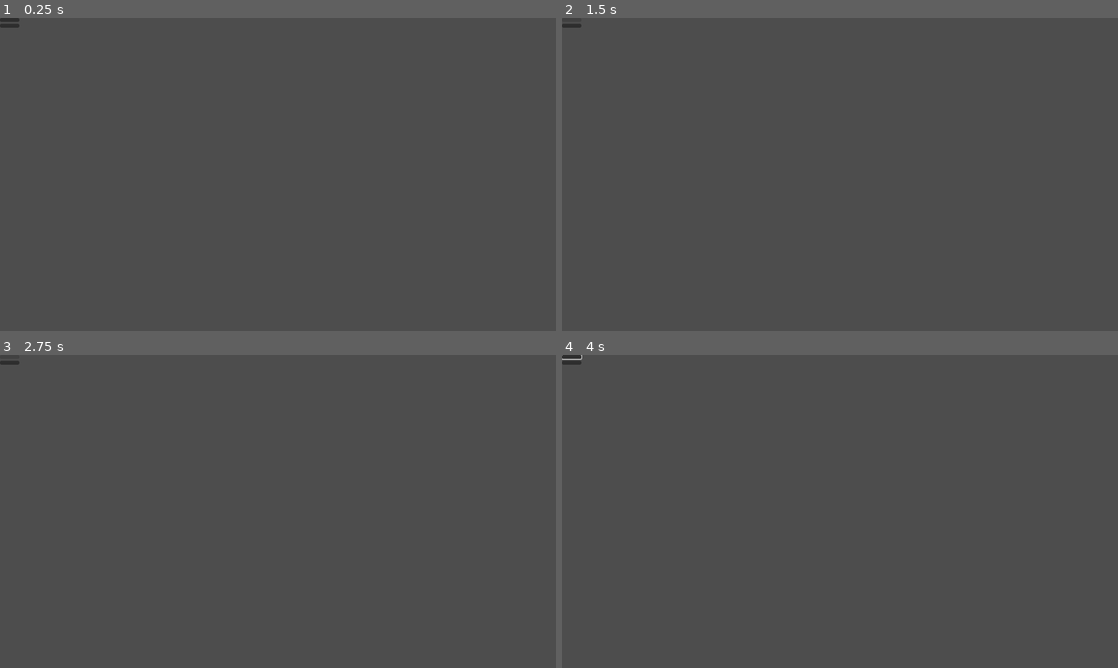
Above: before the commit, frames 1-4 (two rows, left to right).
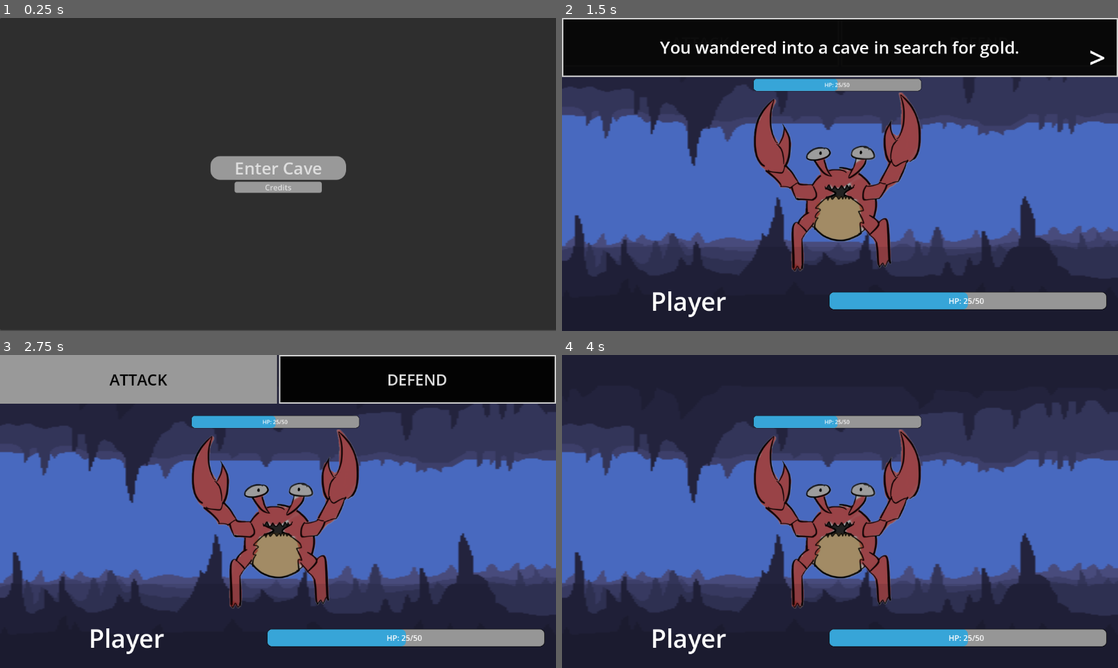
Above: after the commit, the same moments.

Repository: trailee/CrabCampfire
Game: Godot game, scene res://main_menu.tscn
The game is run twice, just before and just after one commit, with the same random seed, the same clock (stepped at 60 frames per second) and the same inputs. This scene is started directly instead of the project's main scene.
Inputs (mouse positions are in pixels of both pictures, inside the frame that each line leads up to; where the layout moved, square brackets give the same spot in the first picture):
- Up to frame 1 (0.25 s): no input
- Up to frame 2 (1.5 s): click (840, 187) [573, 24] at 0.5 s; click (840, 168) [573, 21] at 1.25 s
- Up to frame 3 (2.75 s): click (11, 358) at 2.02 s
- Up to frame 4 (4 s): click (701, 380) at 2.75 s, where only the run after the commit has a clickable "ATTACK"; tap Enter (ui_accept) at 3.5, 3.77 s; move the mouse to (962, 495) at 3.52 s; hold Right from 3.53 s (still down); tap Alt at 3.6 s; click (962, 495) at 3.67 s

The runs differ from the first frame. In frame 1, 99% of the frame differs, in the area x 0-100%, y 0-100%; in frame 2, 98%; in frame 3, 98%; in frame 4, 98%.
Error after the commit: Invalid access to property or key 'health' on a base object of type 'Nil'. (res://src/battle.gd:14)

Commit message:
changes
- main menu start button
- instant cave_bgm audio

Diff:
--- a/crab-game/crab_molt_scene.tscn
+++ b/crab-game/crab_molt_scene.tscn
@@ -55,7 +55,7 @@
 "duration": 10.0,
 "texture": SubResource("AtlasTexture_yxcdb")
 }],
-"loop": true,
+"loop": false,
 "name": &"default",
 "speed": 4.0
 }]
--- /dev/null
+++ b/crab-game/main_menu.gd
@@ -0,0 +1,4 @@
+extends Control
+
+func _on_start_button_pressed() -> void:
+	get_tree().change_scene_to_file("res://src/battle.tscn")
--- a/crab-game/main_menu.tscn
+++ b/crab-game/main_menu.tscn
@@ -1,4 +1,38 @@
 [gd_scene format=3 uid="uid://dfcdja32adhr5"]
+
+[ext_resource type="Script" uid="uid://bm22ylfln2bks" path="res://main_menu.gd" id="1_06t4h"]
+
+[sub_resource type="StyleBoxFlat" id="StyleBoxFlat_rhts7"]
+corner_radius_top_left = 20
+corner_radius_top_right = 20
+corner_radius_bottom_right = 20
+corner_radius_bottom_left = 20
+expand_margin_left = 50.0
+expand_margin_right = 50.0
+
+[sub_resource type="StyleBoxFlat" id="StyleBoxFlat_fu7sn"]
+bg_color = Color(0.067982785, 0.06798272, 0.067982756, 1)
+corner_radius_top_left = 15
+corner_radius_top_right = 15
+corner_radius_bottom_right = 15
+corner_radius_bottom_left = 15
+expand_margin_left = 50.0
+expand_margin_right = 50.0
+
+[sub_resource type="StyleBoxFlat" id="StyleBoxFlat_7vrkn"]
+bg_color = Color(0.27899078, 0.27899086, 0.27899072, 1)
+corner_radius_top_left = 20
+corner_radius_top_right = 20
+corner_radius_bottom_right = 20
+corner_radius_bottom_left = 20
+expand_margin_left = 50.0
+expand_margin_right = 50.0
+
+[sub_resource type="StyleBoxFlat" id="StyleBoxFlat_06t4h"]
+corner_radius_top_left = 5
+corner_radius_top_right = 5
+corner_radius_bottom_right = 5
+corner_radius_bottom_left = 5
 
 [node name="Main_Menu" type="Control" unique_id=1037632826]
 layout_mode = 3
@@ -7,14 +41,41 @@
 anchor_bottom = 1.0
 grow_horizontal = 2
 grow_vertical = 2
+script = ExtResource("1_06t4h")
+
+[node name="Panel" type="Panel" parent="." unique_id=300739791]
+layout_mode = 0
+offset_right = 1154.0
+offset_bottom = 646.0
 
 [node name="VBoxContainer" type="VBoxContainer" parent="." unique_id=1913890587]
-layout_mode = 0
-offset_right = 40.0
-offset_bottom = 40.0
+custom_minimum_size = Vector2(0, 10)
+layout_mode = 1
+anchors_preset = 8
+anchor_left = 0.5
+anchor_top = 0.5
+anchor_right = 0.5
+anchor_bottom = 0.5
+offset_left = -45.5
+offset_top = -21.5
+offset_right = 45.5
+offset_bottom = 21.5
+grow_horizontal = 2
+grow_vertical = 2
 
 [node name="StartButton" type="Button" parent="VBoxContainer" unique_id=1864139284]
 layout_mode = 2
+size_flags_horizontal = 4
+size_flags_vertical = 4
+theme_override_font_sizes/font_size = 35
+theme_override_styles/normal = SubResource("StyleBoxFlat_rhts7")
+theme_override_styles/pressed = SubResource("StyleBoxFlat_fu7sn")
+theme_override_styles/hover = SubResource("StyleBoxFlat_7vrkn")
+text = "Enter Cave"
 
 [node name="CreditsButton" type="Button" parent="VBoxContainer" unique_id=456768204]
 layout_mode = 2
+theme_override_styles/normal = SubResource("StyleBoxFlat_06t4h")
+text = "Credits"
+
+[connection signal="pressed" from="VBoxContainer/StartButton" to="." method="_on_start_button_pressed"]
Not shown, added: crab-game/main_menu.gd.uid
Not shown, changed: crab-game/Audio/cave_bgm.wav
